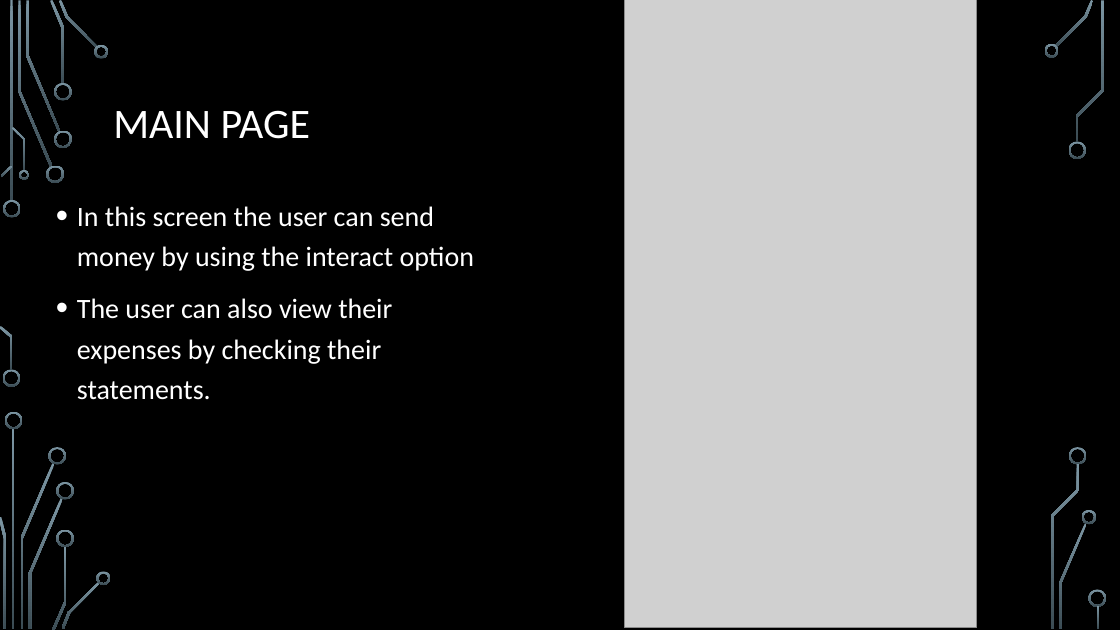
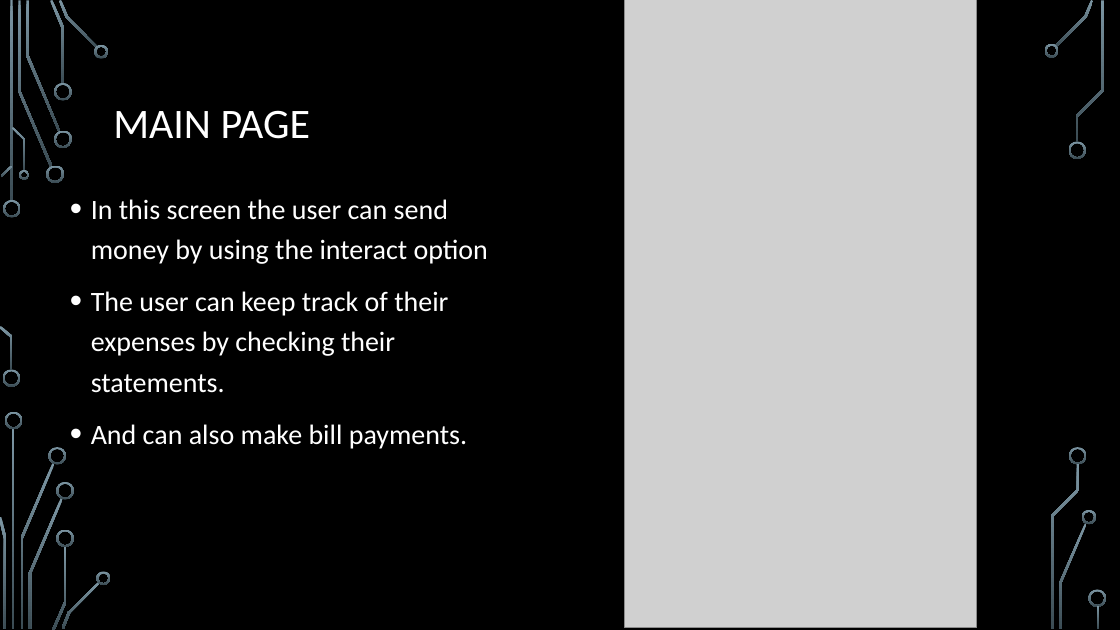
Before and after one commit to HariHaraSuryaTeja/Banking-Prototype, a slide deck: slide 6 of MAD BANK.pptx (slide 5 before the commit). Drawn at 1120x630 pixels with LibreOffice and Linux fonts; fonts in the diff are those of the drawing; grey boxes stand for pictures; background and template pictures are left out. Boxes give left, top, right and bottom in pixels: in the first picture for what was removed or moved away, otherwise in the second. Text is boxed around its words. In the diff, an @@ line names an element or a change of style, - is before the commit and + after.

```diff
--- a/MAD BANK.pptx
+++ b/MAD BANK.pptx
@@ text "In this screen the user ..." moved from (x1=77, y1=206, x2=474, y2=400) to (x1=91, y1=199, x2=488, y2=449) @@
@@ text at (x1=91, y1=291, x2=467, y2=449): text changed @@
-• The user can also view their expenses by checking their statements.
+• The user can keep track of their expenses by checking their statements.
+• And can also make bill payments.
```
Also in this commit, not shown: 6 other slides changed, 1 slide added.
